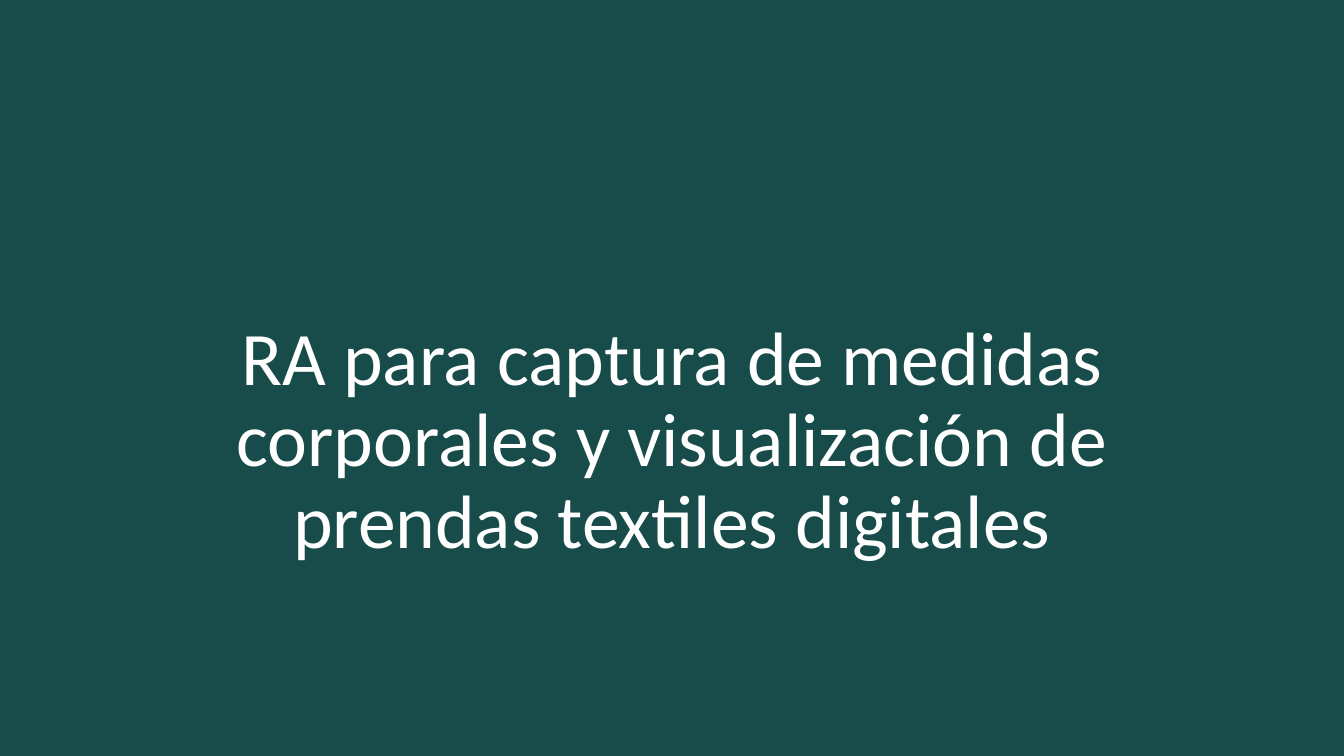
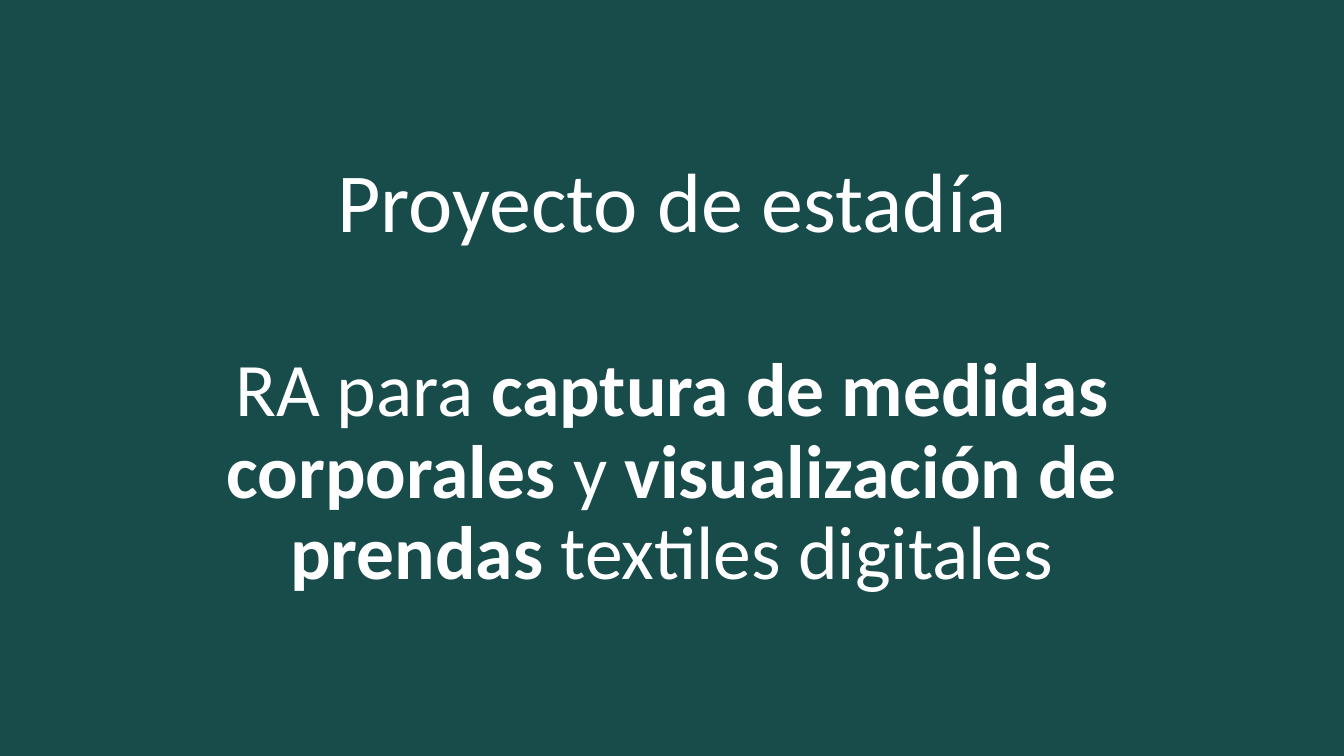
Before and after one commit to RobertoWEscorcia/probador, a slide deck: slide 1 of RA para captura de medidas corporales y visualización.pptx. Drawn at 1344x756 pixels with LibreOffice and Linux fonts; fonts in the diff are those of the drawing. Boxes give left, top, right and bottom in pixels: in the first picture for what was removed or moved away, otherwise in the second. Text is boxed around its words. In the diff, an @@ line names an element or a change of style, - is before the commit and + after.

```diff
--- a/RA para captura de medidas corporales y visualización.pptx
+++ b/RA para captura de medidas corporales y visualización.pptx
@@ subtitle added at bbox=[337, 173, 1007, 246], 60 pt, text #FFFFFF @@
+Proyecto de estadía
@@ title "RA para captura de medidas ...": place and size @@
-title "RA para captura de medidas ..." at bbox=[237, 332, 1106, 561]
+title "RA para captura de medidas ..." at bbox=[227, 363, 1117, 592]
@@ title "RA para captura de medidas ..." at bbox=[227, 363, 1117, 592]: bold on in "captura de medidas corporales visualización de prendas" @@
```
Also in this commit, not shown: 2 other slides changed.
